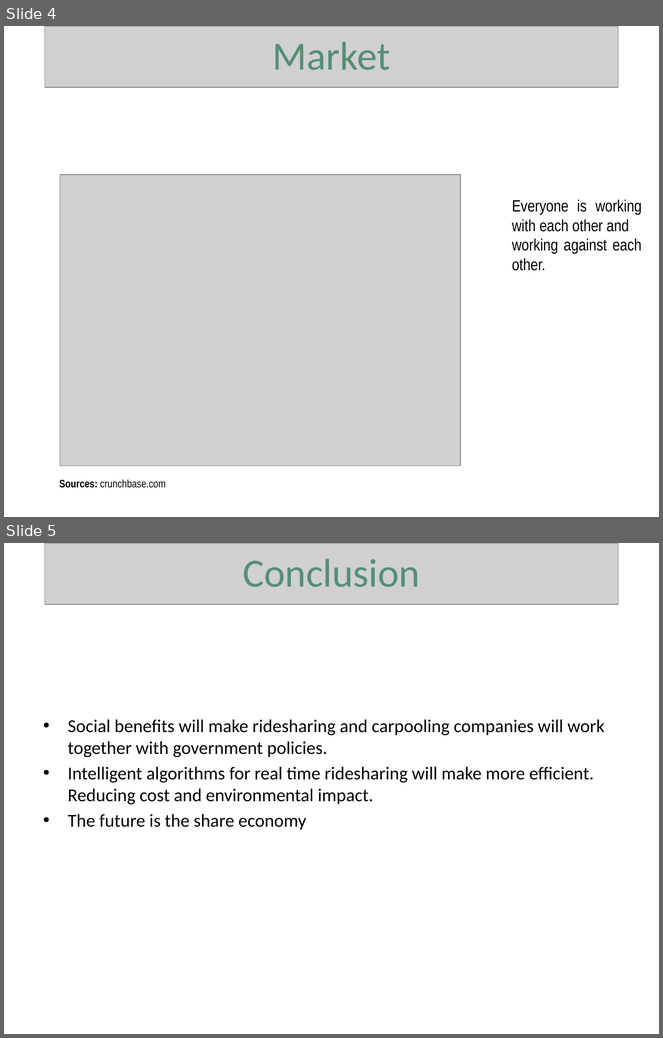
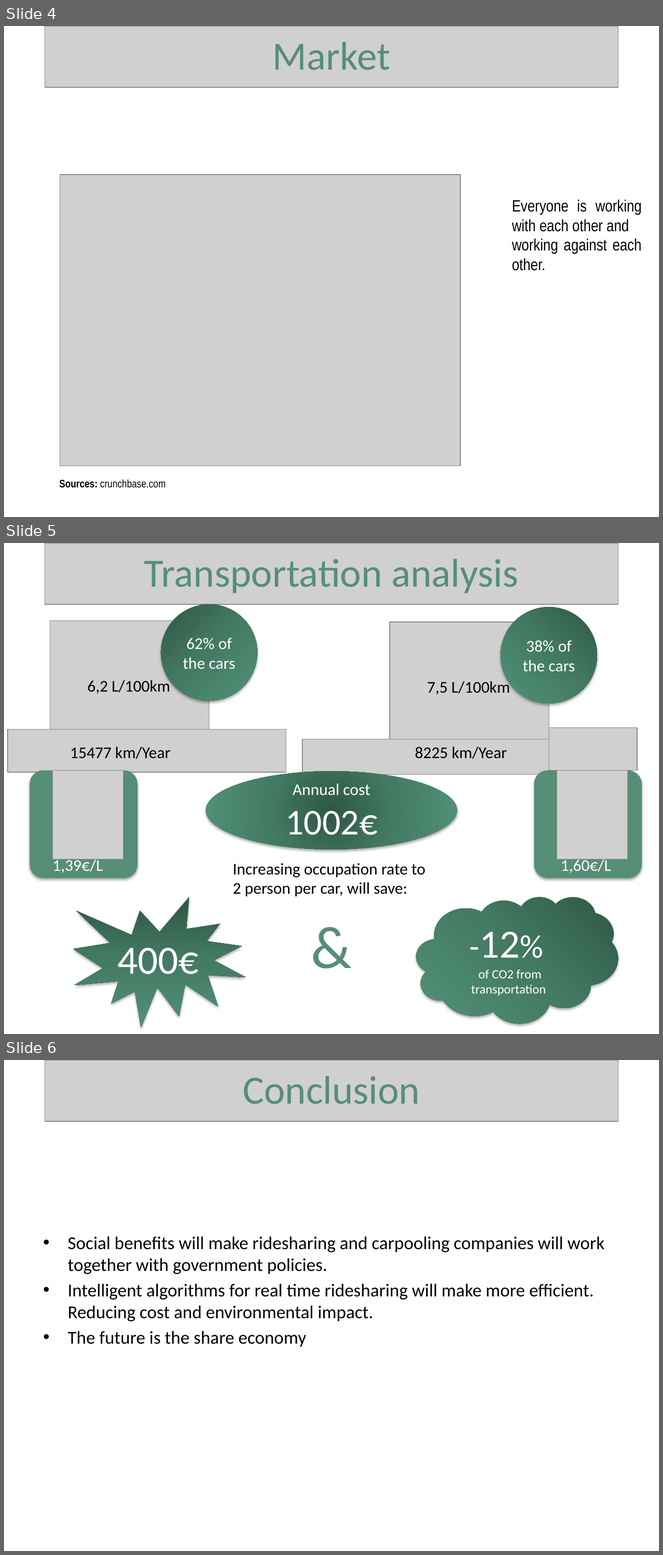
Before and after one commit to Massine/MyChe, a slide deck: Presentations/Final presentation.pptx. Shown one above the other, each under a label of ours: slides 4 and 5 before the commit, slides 4, 5 and 6 after it. The pictures are 663x1038 and 663x1555 pixels, drawn with LibreOffice and Linux fonts; fonts in the diff are those of the drawing; grey boxes stand for pictures; background and template pictures are left out. Boxes give left, top, right and bottom in pixels: in the first picture for what was removed or moved away, otherwise in the second. Text is boxed around its words. In the diff, an @@ line names an element or a change of style, - is before the commit and + after.

Commit message:
Final presentation

```diff
--- a/Presentations/Final presentation.pptx
+++ b/Presentations/Final presentation.pptx
@@ slide 5 added at <box>4,543,659,1034</box>, background picture (left out) @@
@@ picture added at <box>45,543,618,604</box> @@
@@ text added at <box>144,559,518,593</box>, 44 pt, text #568E77 @@
+Transportation analysis
@@ ellipse added at <box>161,604,258,701</box>, fill gradient #305747 to #457B65 to #529278, 18 pt, text #FFFFFF @@
+62% of the cars
@@ ellipse added at <box>501,607,597,704</box>, fill gradient #305747 to #457B65 to #529278, 18 pt, text #FFFFFF @@
+38% of the cars
@@ picture added at <box>50,621,209,742</box> @@
@@ picture added at <box>390,622,549,743</box> @@
@@ text added at <box>87,678,170,694</box>, 18 pt, text #000000 @@
+6,2 L/100km
@@ text added at <box>427,679,510,695</box>, 18 pt, text #000000 @@
+7,5 L/100km
@@ picture added at <box>8,730,286,772</box> @@
@@ picture added at <box>549,728,637,770</box> @@
@@ picture added at <box>303,739,581,774</box> @@
@@ text added at <box>70,747,170,759</box>, 18 pt, text #000000 @@
+15477 km/Year
@@ text added at <box>415,747,507,759</box>, 18 pt, text #000000 @@
+8225 km/Year
@@ rounded rectangle added at <box>29,770,138,878</box>, fill #568E77 @@
@@ picture added at <box>52,770,123,860</box> @@
@@ ellipse added at <box>206,772,457,850</box>, fill gradient #305747 to #457B65 to #529278, 18 pt, text #FFFFFF @@
+Annual cost
+1002€
@@ rounded rectangle added at <box>534,770,642,878</box>, fill #568E77 @@
@@ picture added at <box>557,770,628,860</box> @@
@@ text added at <box>52,858,103,873</box>, 18 pt, text #FFFFFF @@
+1,39€/L
@@ text added at <box>233,863,426,897</box>, 18 pt, text #000000 @@
+Increasing occupation rate to 2 person per car, will save:
@@ text added at <box>561,858,611,873</box>, 18 pt, text #FFFFFF @@
+1,60€/L
@@ irregular seal added at <box>74,897,246,1028</box>, fill gradient #305747 to #457B65 to #529278, 44 pt, text #FFFFFF @@
+400€
@@ cloud added at <box>417,897,619,1023</box>, fill gradient #305747 to #457B65 to #529278, 14 pt, text #FFFFFF @@
+-12%
+of CO2 from transportation
@@ text added at <box>226,905,437,984</box>, 66 pt, text #568E77 @@
+&
@@ what was slide 5 is now slide 6 @@
```
